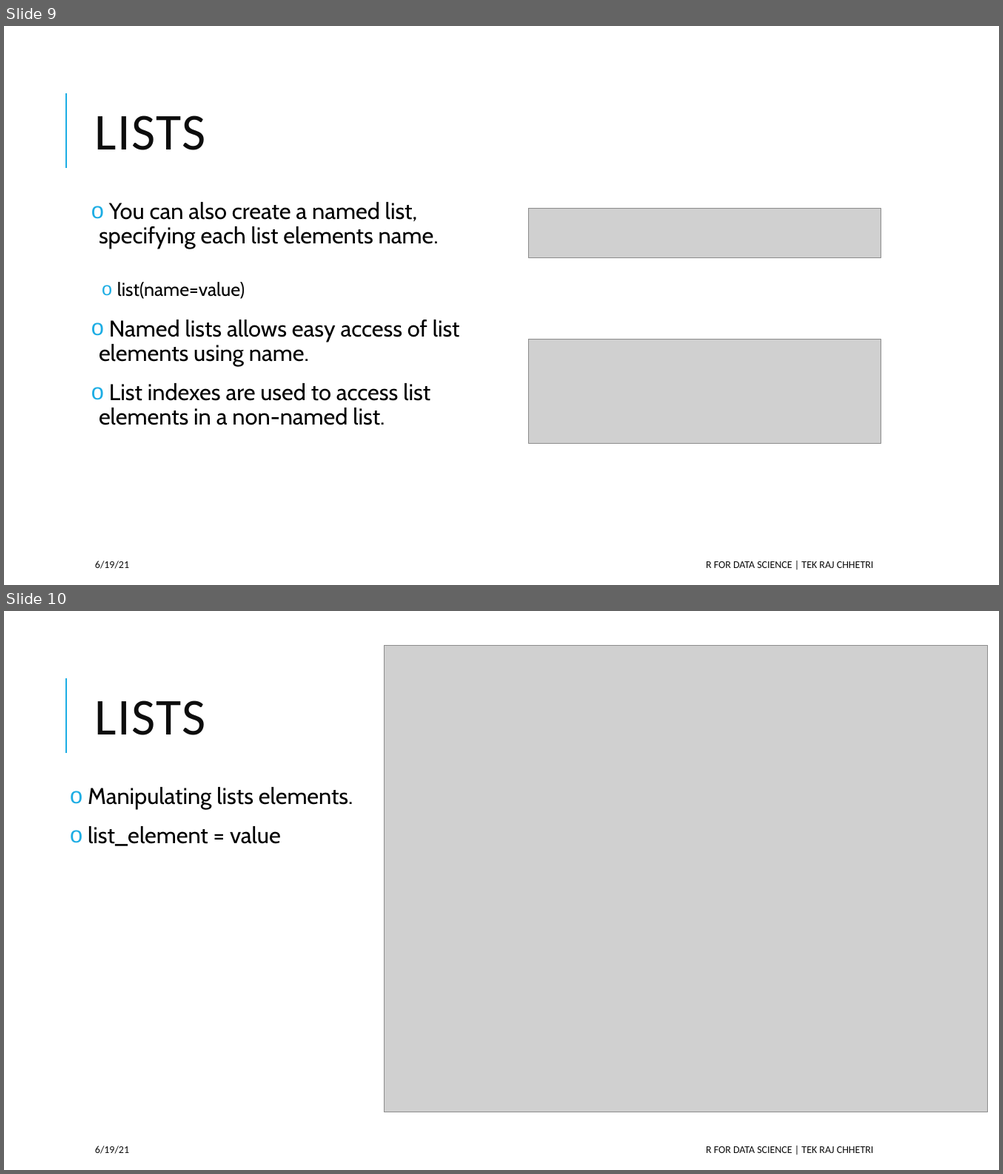
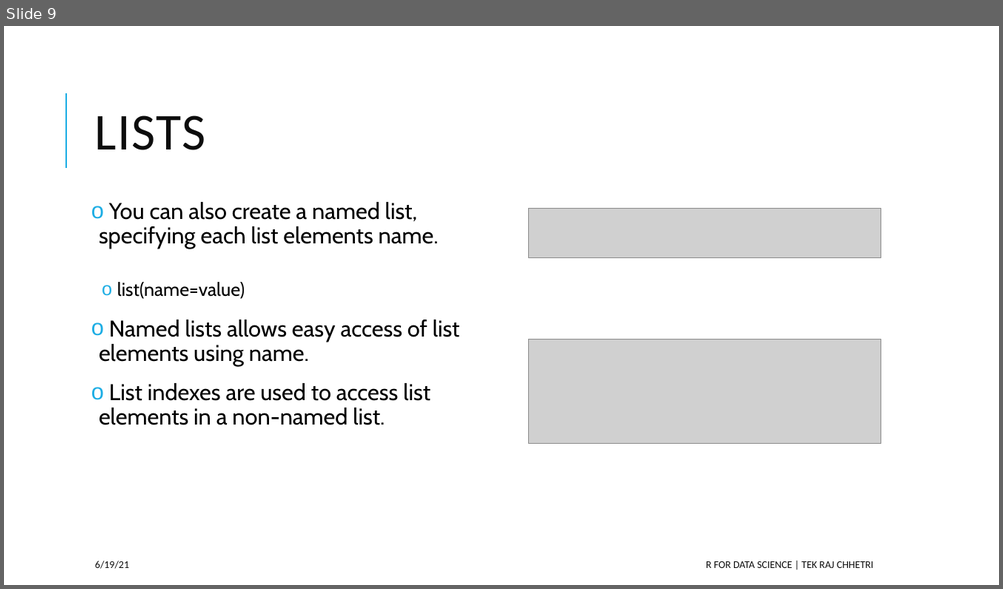
Before and after one commit to tekrajchhetri/r-data-science, a slide deck: slides/lecture-2.pptx. Shown one above the other, each under a label of ours: slides 9 and 10 before the commit, slide 9 after it. The pictures are 1003x1174 and 1003x589 pixels, drawn with LibreOffice and Linux fonts; fonts in the diff are those of the drawing; grey boxes stand for pictures. Boxes give left, top, right and bottom in pixels: in the first picture for what was removed or moved away, otherwise in the second. Text is boxed around its words. In the diff, an @@ line names an element or a change of style, - is before the commit and + after.

Commit message:
slides fixed

```diff
--- a/slides/lecture-2.pptx
+++ b/slides/lecture-2.pptx
@@ slide 10 removed at (x1=4, y1=611, x2=999, y2=1170), background #FFFFFF; not listed: 1 template element that a slide beside it also shows @@
@@ picture removed at (x1=384, y1=645, x2=987, y2=1113) @@
@@ title removed at (x1=95, y1=701, x2=206, y2=735) @@
-LISTS
@@ text removed at (x1=88, y1=787, x2=353, y2=846) @@
-o Manipulating lists elements.
-o list_element = value
@@ text removed at (x1=95, y1=1146, x2=129, y2=1154) @@
-6/19/21
@@ text removed at (x1=706, y1=1147, x2=874, y2=1153) @@
-R FOR DATA SCIENCE | TEK RAJ CHHETRI
```
